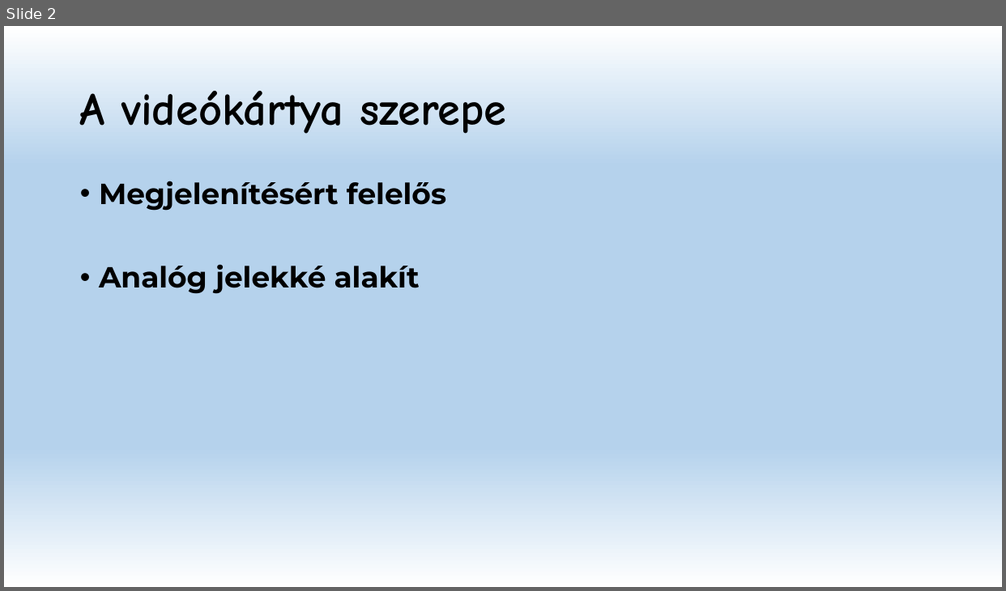
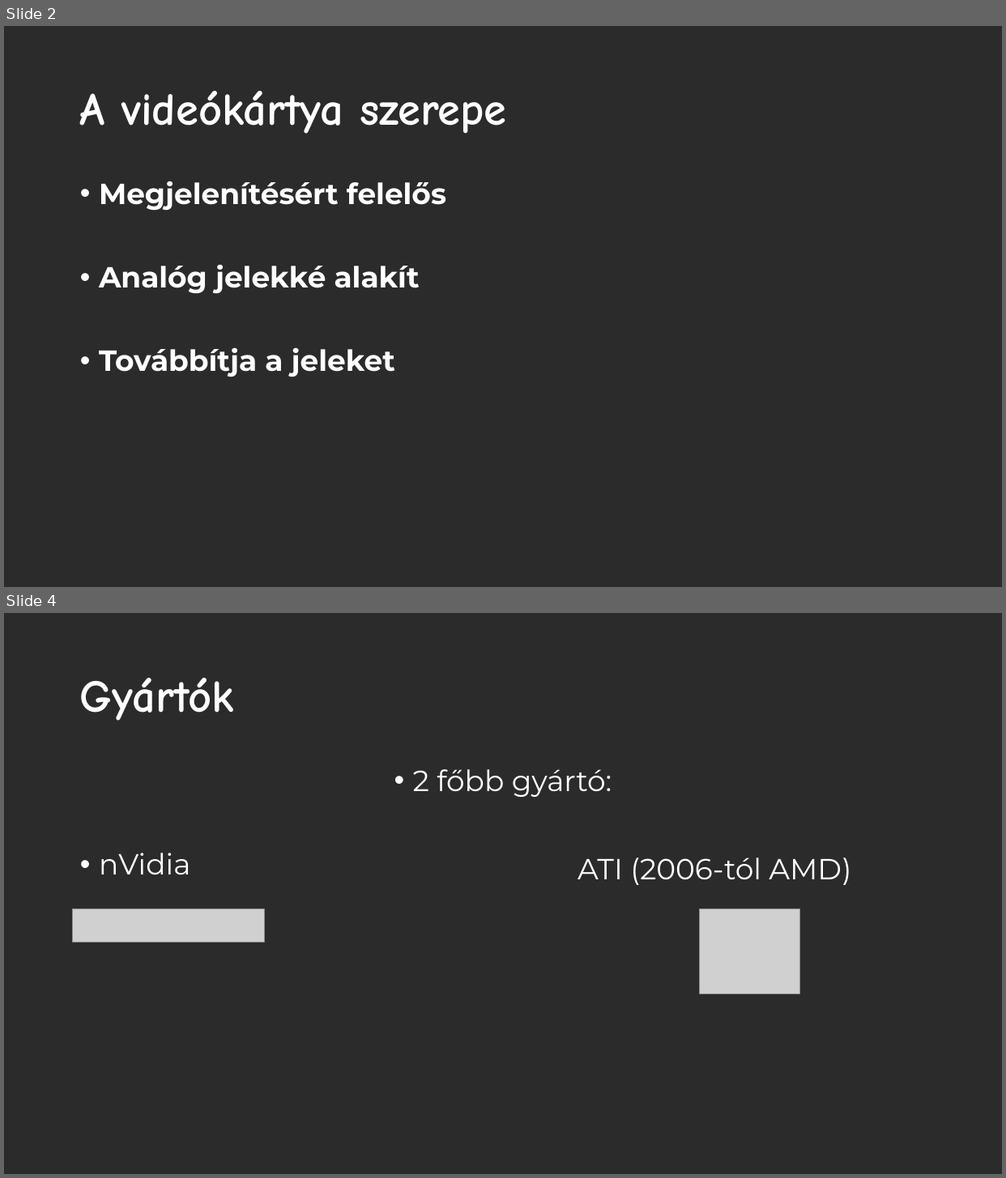
Before and after one commit to Sauher/SchauerRepo, a slide deck: Videókártya.pptx. Shown one above the other, each under a label of ours: slide 2 before the commit, slides 2 and 4 after it; the slides between them are not shown. The pictures are 1006x591 and 1006x1178 pixels, drawn with LibreOffice and Linux fonts; fonts in the diff are those of the drawing; grey boxes stand for pictures; background and template pictures are left out; a plain dark background stands for a picture behind light text. Boxes give left, top, right and bottom in pixels: in the first picture for what was removed or moved away, otherwise in the second. Text is boxed around its words. In the diff, an @@ line names an element or a change of style, - is before the commit and + after.

```diff
--- a/Videókártya.pptx
+++ b/Videókártya.pptx
@@ slide 4 added at <box>4,613,1002,1174</box>, background picture (left out) @@
@@ title added at <box>80,678,234,721</box>, 44 pt, text #FFFFFF, bold @@
+Gyártók
@@ text added at <box>99,769,612,875</box>, 28 pt, text #FFFFFF @@
+• 2 főbb gyártó:
+• nVidia
@@ text added at <box>577,858,851,885</box>, 28 pt, text #FFFFFF @@
+ATI (2006-tól AMD)
@@ picture added at <box>73,909,265,943</box> @@
@@ picture added at <box>700,909,799,994</box> @@
@@ slide 2 changed as well @@
@@ background gradient #FFFFFF to #B5D2EC to picture (left out) @@
@@ title "A videókártya szerepe" at <box>80,91,507,134</box>: text colour #000000 to #FFFFFF @@
@@ text at <box>99,181,446,294</box>: text colour #000000 to #FFFFFF in "Megjelenítésért felelős", "Analóg jelekké alakít" @@
@@ text at <box>99,348,395,378</box>: paragraph added @@
+• Továbbítja a jeleket
```
Also in this commit, not shown: 2 other slides changed, 4 other slides added, 5 slides removed.
